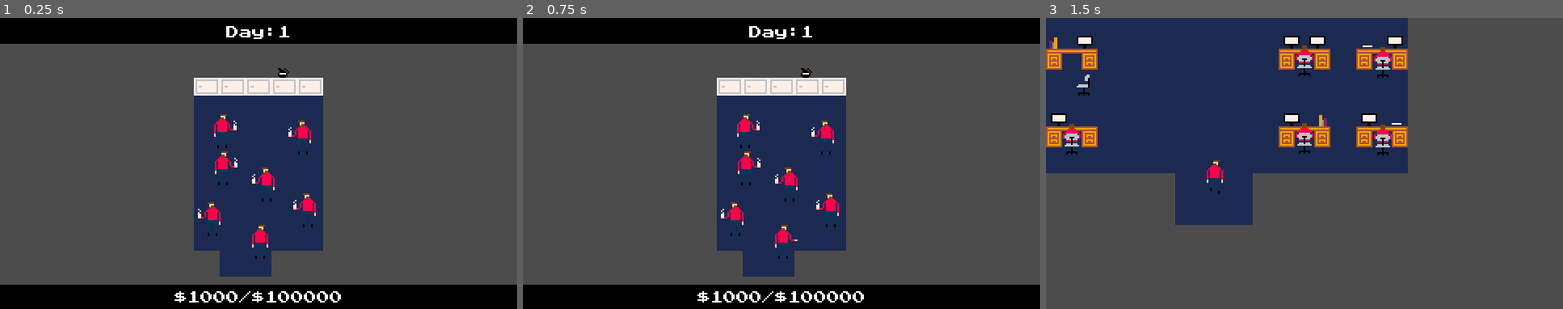
Above: before the commit, frames 1-3 (left to right).
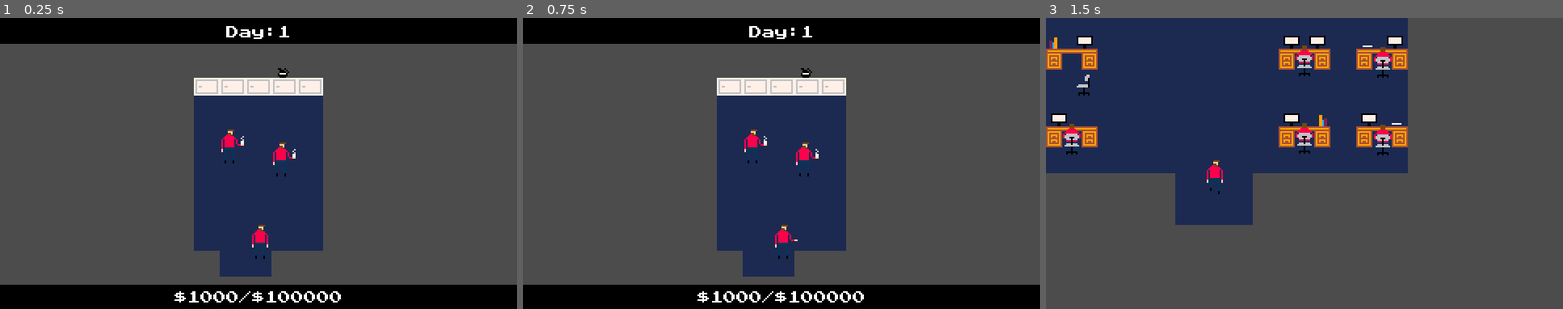
Above: after the commit, the same moments.

Repository: qhoang85/LD47
Game: Godot game, scene res://scenes/breakroom.tscn
Two runs of this game, one before a commit and one after it. Both use one fixed random seed, a clock stepped at 60 frames per second and the inputs below. This scene is started directly instead of the project's main scene.
Inputs (mouse positions are in pixels of both pictures, inside the frame that each line leads up to):
- Up to frame 1 (0.25 s): no input
- Up to frame 2 (0.75 s): tap Enter at 0.5 s; move the mouse to (895, 148) at 0.52 s; hold D (player_right) from 0.53 s (still down); hold Space (player_use) from 0.53 s (still down); click (895, 148) at 0.67 s
- Up to frame 3 (1.5 s): move the mouse to (1201, 178) at 1.27 s; release D (player_right) at 1.28 s; release Space (player_use) at 1.28 s; hold S (player_down) from 1.28 s (still down); tap Space (player_use) at 1.35 s

The runs differ from the first frame. In frame 1, 1.5% of the frame differs, in the area x 38-62%, y 33-75%; in frame 2, 1.5%; in frame 3, nothing differs.

Commit message:
up

Diff:
--- a/prefabs/drone_drink.tscn
+++ b/prefabs/drone_drink.tscn
@@ -9,7 +9,7 @@
 resource_name = "idle"
 loop = true
 tracks/0/type = "value"
-tracks/0/path = NodePath("../DroneDrink/Sprite:frame")
+tracks/0/path = NodePath("Sprite:frame")
 tracks/0/interp = 1
 tracks/0/loop_wrap = true
 tracks/0/imported = false
@@ -22,7 +22,10 @@
 }
 
 [node name="DroneDrink" type="StaticBody2D"]
-position = Vector2( 1.5, -10 )
+position = Vector2( 56, 40 )
+__meta__ = {
+"_edit_group_": true
+}
 
 [node name="CollisionShape2D" type="CollisionShape2D" parent="."]
 position = Vector2( -2, 9 )
--- a/project.godot
+++ b/project.godot
@@ -106,6 +106,6 @@
 
 [rendering]
 
+quality/2d/use_nvidia_rect_flicker_workaround=true
 quality/2d/use_pixel_snap=true
 environment/default_environment="res://default_env.tres"
-quality/2d/use_nvidia_rect_flicker_workaround=true
--- a/scenes/breakroom.tscn
+++ b/scenes/breakroom.tscn
@@ -12,9 +12,6 @@
 
 [node name="Node2D" type="Node2D"]
 position = Vector2( 120, 16 )
-__meta__ = {
-"_edit_group_": true
-}
 
 [node name="TileMap" type="Node2D" parent="."]
 
@@ -39,29 +36,10 @@
 position = Vector2( 40.8622, 116.853 )
 
 [node name="DroneDrink" parent="TileMap/SpriteMap" instance=ExtResource( 6 )]
-position = Vector2( 9.28937, 108.845 )
-scale = Vector2( -1, 1 )
-
-[node name="Sprite" parent="TileMap/SpriteMap/DroneDrink" index="1"]
-frame = 0
+position = Vector2( 24, 64 )
 
 [node name="DroneDrink2" parent="TileMap/SpriteMap" instance=ExtResource( 6 )]
-position = Vector2( 68.744, 103.479 )
-scale = Vector2( -1, 1 )
-
-[node name="DroneDrink3" parent="TileMap/SpriteMap" instance=ExtResource( 6 )]
-position = Vector2( 20.2359, 77.5082 )
-
-[node name="DroneDrink4" parent="TileMap/SpriteMap" instance=ExtResource( 6 )]
-position = Vector2( 65.5245, 58.62 )
-scale = Vector2( -1, 1 )
-
-[node name="DroneDrink5" parent="TileMap/SpriteMap" instance=ExtResource( 6 )]
-position = Vector2( 19.592, 54.3273 )
-
-[node name="DroneDrink6" parent="TileMap/SpriteMap" instance=ExtResource( 6 )]
-position = Vector2( 42.7729, 87.5961 )
-scale = Vector2( -1, 1 )
+position = Vector2( 56, 72 )
 
 [node name="StaticBody2D" type="StaticBody2D" parent="."]
 collision_layer = 2
@@ -80,15 +58,3 @@
 [node name="CollisionShape2D" type="CollisionShape2D" parent="SceneTransitioner"]
 shape = SubResource( 1 )
 [connection signal="body_entered" from="SceneTransitioner" to="SceneTransitioner" method="_on_body_entered"]
-
-[editable path="TileMap/SpriteMap/DroneDrink"]
-
-[editable path="TileMap/SpriteMap/DroneDrink2"]
-
-[editable path="TileMap/SpriteMap/DroneDrink3"]
-
-[editable path="TileMap/SpriteMap/DroneDrink4"]
-
-[editable path="TileMap/SpriteMap/DroneDrink5"]
-
-[editable path="TileMap/SpriteMap/DroneDrink6"]
